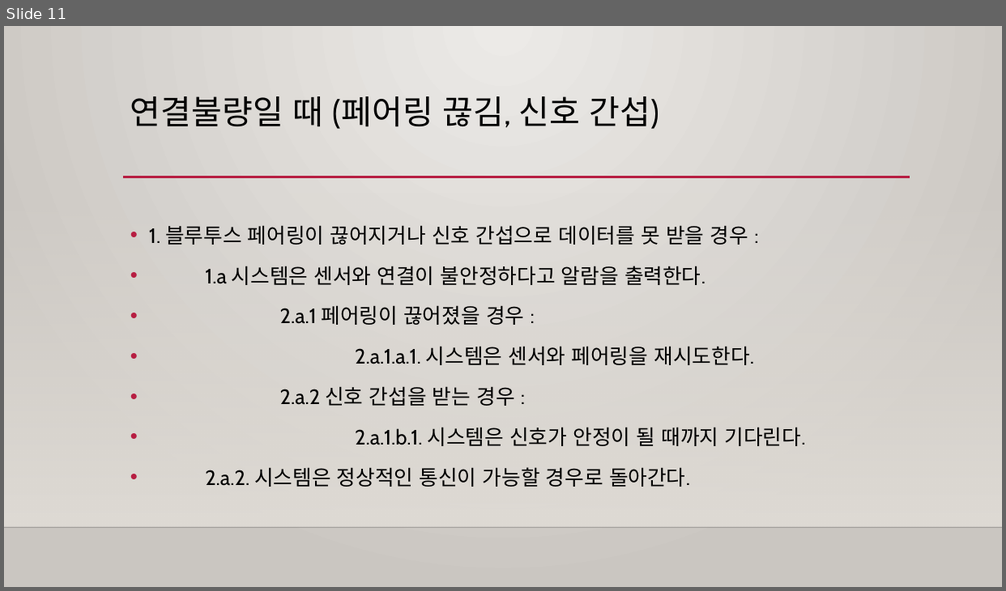
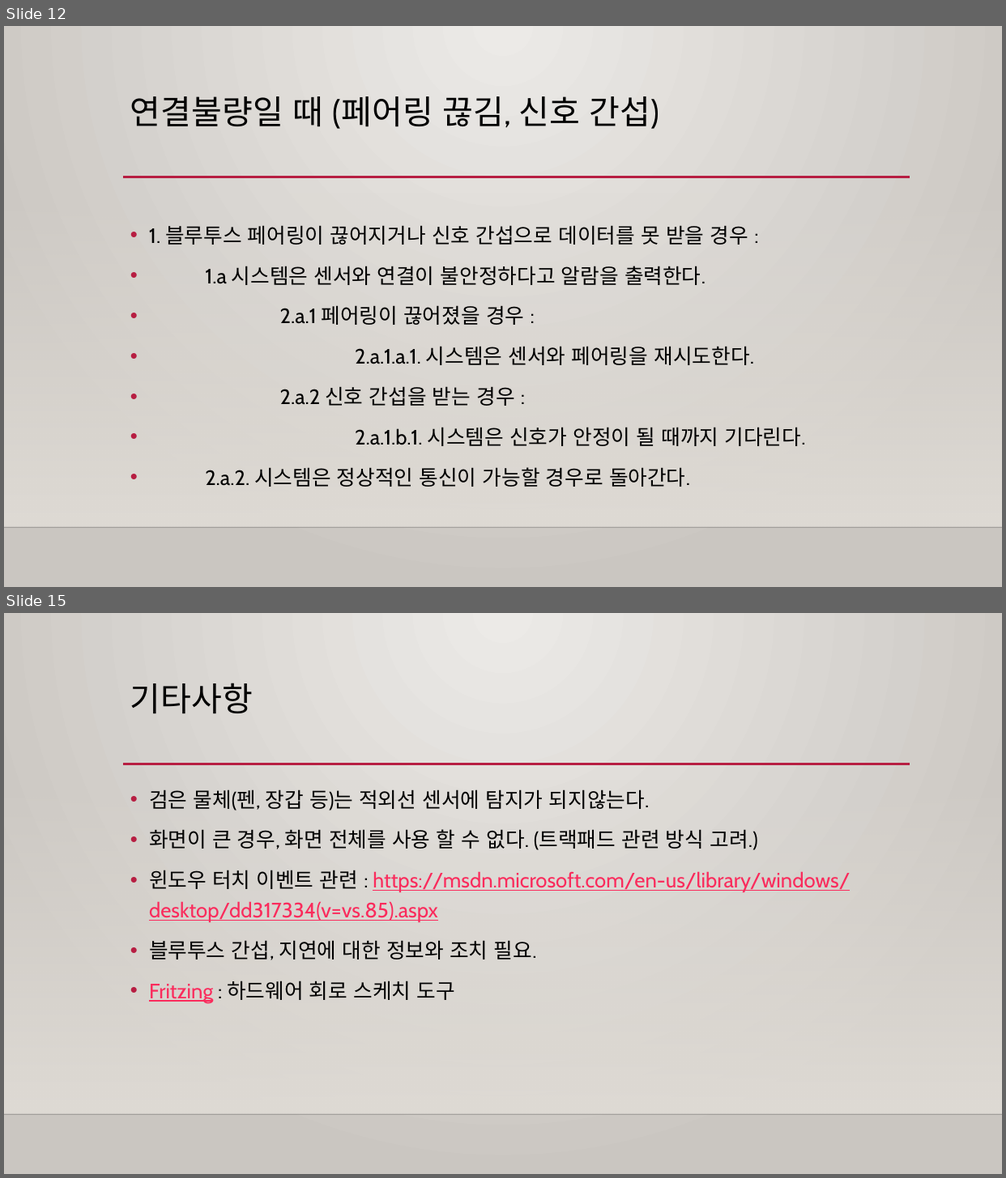
Before and after one commit to Capstone-Design/Documents, a slide deck: 캡스톤디자인발표 17.10.19.pptx. Shown one above the other, each under a label of ours: slide 11 before the commit, slides 12 and 15 after it; the slides between them are not shown. The pictures are 1006x591 and 1006x1178 pixels, drawn with LibreOffice and Linux fonts; fonts in the diff are those of the drawing; background and template pictures are left out. Boxes give left, top, right and bottom in pixels: in the first picture for what was removed or moved away, otherwise in the second. Text is boxed around its words. In the diff, an @@ line names an element or a change of style, - is before the commit and + after.

```diff
--- a/캡스톤디자인발표 17.10.19.pptx
+++ b/캡스톤디자인발표 17.10.19.pptx
@@ slide 15 added at (4, 613, 1002, 1174), background gradient #ECEAE7 to #CAC7C1; not listed: 3 template elements that a slide beside it also shows @@
@@ title added at (130, 683, 253, 714), 32 pt, text #000000 @@
+기타사항
@@ text added at (149, 790, 850, 1003), 20 pt, text #000000 @@
+• 검은 물체(펜, 장갑 등)는 적외선 센서에 탐지가 되지않는다.
+• 화면이 큰 경우, 화면 전체를 사용 할 수 없다. (트랙패드 관련 방식 고려.)
+• 윈도우 터치 이벤트 관련 : https://msdn.microsoft.com/en-us/library/windows/desktop/dd317334(v=vs.85).aspx
+• 블루투스 간섭, 지연에 대한 정보와 조치 필요.
+• Fritzing : 하드웨어 회로 스케치 도구
@@ what was slide 11 is now slide 12 @@
```
Also in this commit, not shown: 10 slides changed, 3 other slides added.
